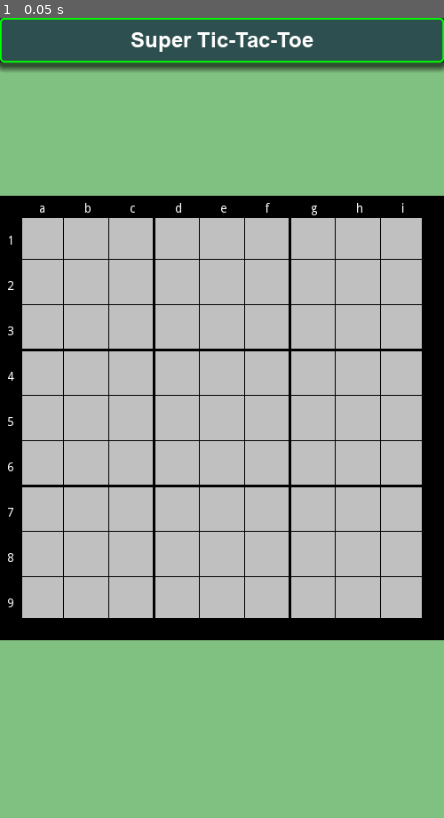
Above: before the commit, frame 1.
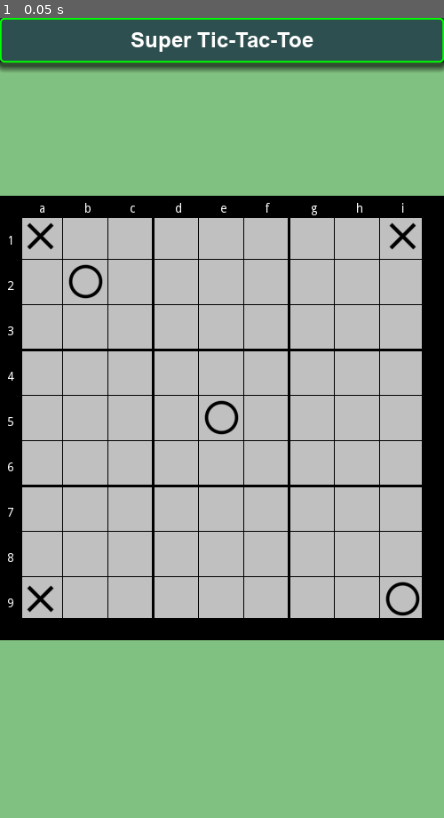
Above: after the commit, the same moment.

Repository: vivisuke/SuperTicTacToe
Game: Godot game, scene res://MainScene.tscn
The game is run twice, just before and just after one commit, with the same random seed, the same clock (stepped at 60 frames per second) and the same inputs.
Inputs:
- Up to frame 1 (0.05 s): no input

The runs differ from the first frame. In frame 1, 2.8% of the frame differs, in the area x 6-95%, y 25-75%.

Commit message:
0007 ◎ C 12/27 12/27 0.001│ToDo│盤面タイルメップ設置

Diff:
--- a/SuperTicTacToe/MainScene.tscn
+++ b/SuperTicTacToe/MainScene.tscn
@@ -1,12 +1,44 @@
-[gd_scene load_steps=5 format=2]
+[gd_scene load_steps=8 format=2]
 
 [ext_resource path="res://scripts/TitleBar.gd" type="Script" id=1]
 [ext_resource path="res://fonts/arialbd.ttf" type="DynamicFontData" id=2]
 [ext_resource path="res://scripts/Board.gd" type="Script" id=3]
+[ext_resource path="res://images/close_black.png" type="Texture" id=4]
+[ext_resource path="res://images/circle_black.png" type="Texture" id=5]
 
 [sub_resource type="DynamicFont" id=1]
 size = 24
 font_data = ExtResource( 2 )
+
+[sub_resource type="TileSet" id=2]
+0/name = "close_black.png 0"
+0/texture = ExtResource( 4 )
+0/tex_offset = Vector2( 0, 0 )
+0/modulate = Color( 1, 1, 1, 1 )
+0/region = Rect2( 0, 0, 64, 64 )
+0/tile_mode = 0
+0/occluder_offset = Vector2( 0, 0 )
+0/navigation_offset = Vector2( 0, 0 )
+0/shape_offset = Vector2( 0, 0 )
+0/shape_transform = Transform2D( 1, 0, 0, 1, 0, 0 )
+0/shape_one_way = false
+0/shape_one_way_margin = 0.0
+0/shapes = [  ]
+0/z_index = 0
+1/name = "circle_black.png 1"
+1/texture = ExtResource( 5 )
+1/tex_offset = Vector2( 0, 0 )
+1/modulate = Color( 1, 1, 1, 1 )
+1/region = Rect2( 0, 0, 64, 64 )
+1/tile_mode = 0
+1/occluder_offset = Vector2( 0, 0 )
+1/navigation_offset = Vector2( 0, 0 )
+1/shape_offset = Vector2( 0, 0 )
+1/shape_transform = Transform2D( 1, 0, 0, 1, 0, 0 )
+1/shape_one_way = false
+1/shape_one_way_margin = 0.0
+1/shapes = [  ]
+1/z_index = 0
 
 [node name="MainScene" type="Node2D"]
 
@@ -35,3 +67,10 @@
 margin_bottom = 700.0
 color = Color( 0.501961, 0.501961, 0.501961, 1 )
 script = ExtResource( 3 )
+
+[node name="TileMap" type="TileMap" parent="Board"]
+position = Vector2( 20, 20 )
+tile_set = SubResource( 2 )
+cell_size = Vector2( 51, 51 )
+format = 1
+tile_data = PoolIntArray( 0, 0, 0, 8, 0, 0, 65537, 1, 0, 262148, 1, 0, 524288, 0, 0, 524296, 1, 0 )
--- a/SuperTicTacToe/scripts/Board.gd
+++ b/SuperTicTacToe/scripts/Board.gd
@@ -3,7 +3,7 @@
 const BD_WIDTH = 500
 const N_HORZ = 9
 const N_VERT = 9
-const FRAME_WD = 20.0
+const FRAME_WD = 20
 const CELL_WD = (BD_WIDTH - FRAME_WD*2) / N_HORZ
 
 func _ready():
Binary file added: SuperTicTacToe/images/circle_black.png
Not shown, added: SuperTicTacToe/images/circle_black.png.import
Binary file added: SuperTicTacToe/images/close_black.png
Not shown, added: SuperTicTacToe/images/close_black.png.import
Not shown, changed: SuperTicTacToe.spr
